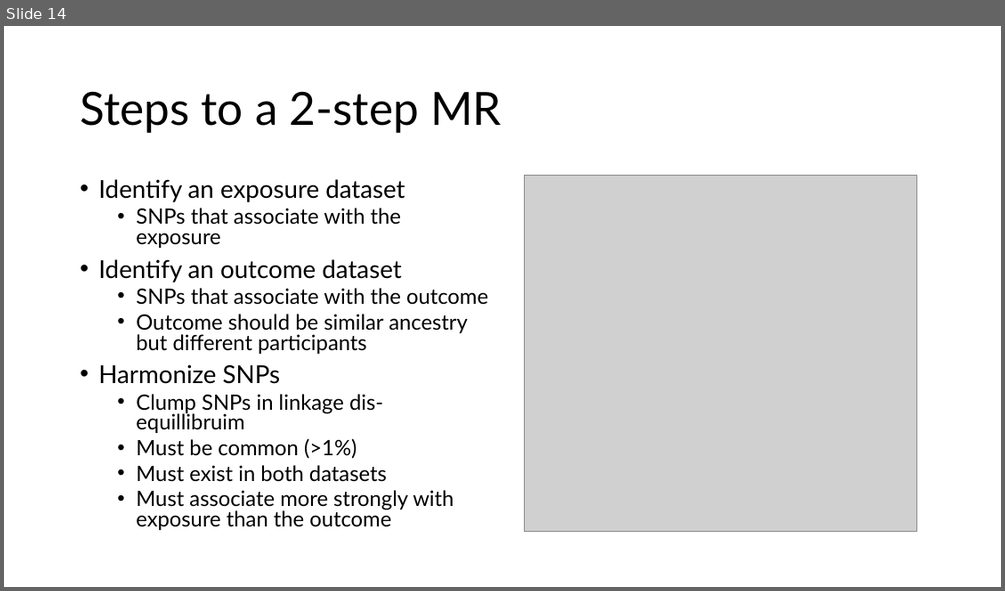
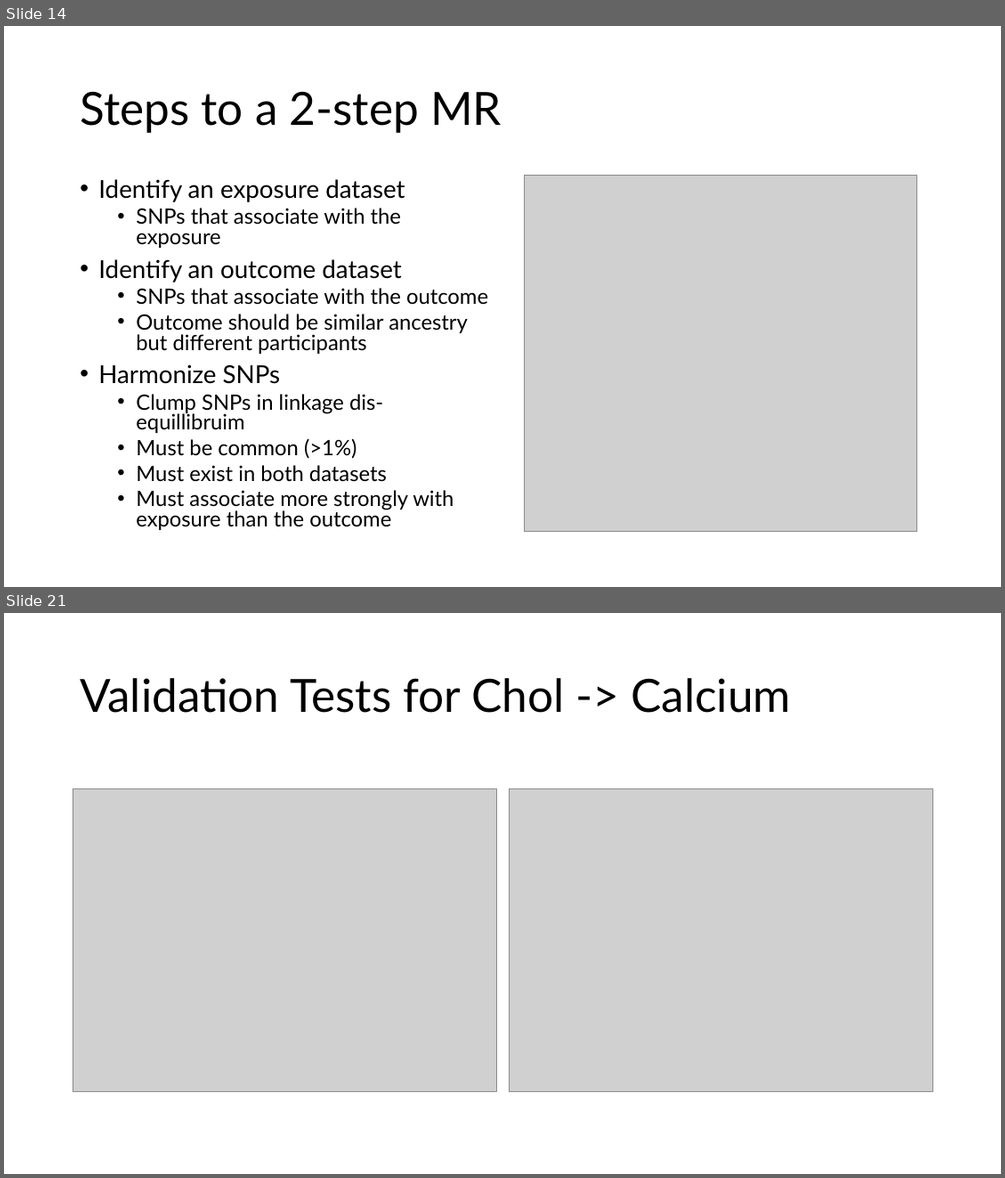
Before and after one commit to BridgesLab/PrecisionNutrition, a slide deck: Presentations/High Cholesterol Causes Bone Demineralization.pptx. Shown one above the other, each under a label of ours: slide 14 before the commit, slides 14 and 21 after it; the slides between them are not shown. The pictures are 1005x591 and 1005x1178 pixels, drawn with LibreOffice and Linux fonts; fonts in the diff are those of the drawing; grey boxes stand for pictures. Boxes give left, top, right and bottom in pixels: in the first picture for what was removed or moved away, otherwise in the second. Text is boxed around its words. In the diff, an @@ line names an element or a change of style, - is before the commit and + after.

Commit message:
Updated figures for cholesterol calcium analysis

```diff
--- a/Presentations/High Cholesterol Causes Bone Demineralization.pptx
+++ b/Presentations/High Cholesterol Causes Bone Demineralization.pptx
@@ slide 21 added at bbox=[4, 613, 1001, 1174], background #FFFFFF @@
@@ title added at bbox=[80, 678, 791, 713], 44 pt, text #000000 @@
+Validation Tests for Chol -> Calcium
@@ picture added at bbox=[73, 788, 497, 1092] @@
@@ picture added at bbox=[509, 788, 933, 1092] @@
```
Also in this commit, not shown: 5 slides changed, 8 other slides added, 2 slides removed, 2 other files.
